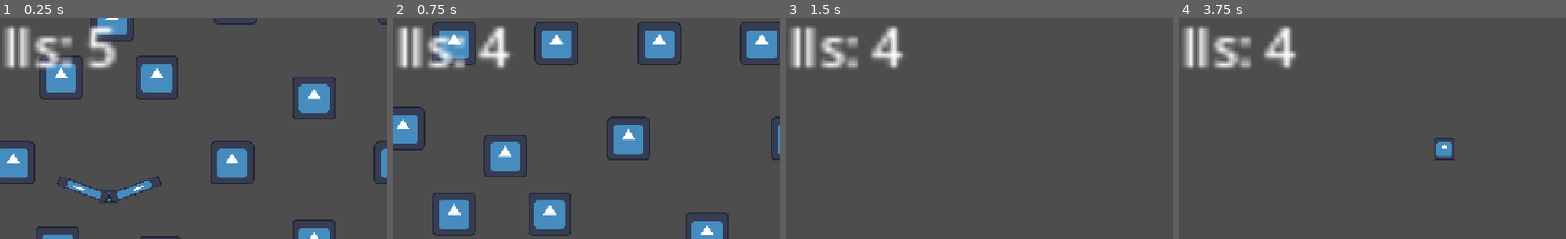
Above: before the commit, frames 1-4 (left to right).
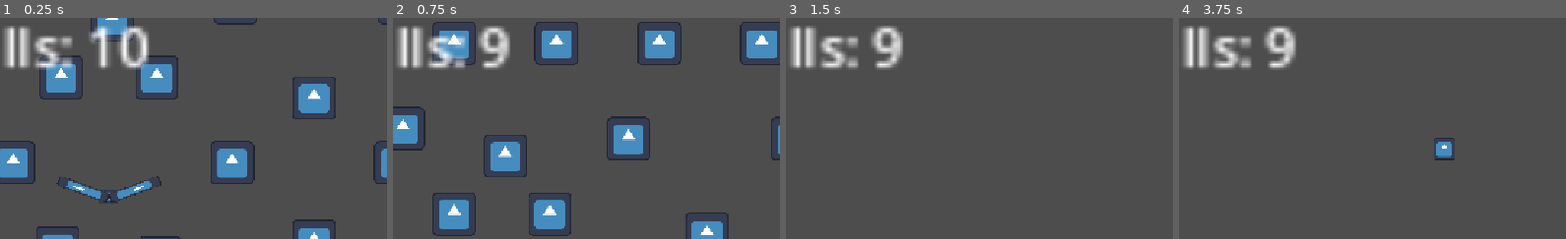
Above: after the commit, the same moments.

Repository: GunterJr/game-jam-sept
Game: Godot game, scene res://board/scenes/board.tscn
Two runs of this game, one before a commit and one after it. Both use one fixed random seed, a clock stepped at 60 frames per second and the inputs below. The project has no main scene, so this scene is started directly. The engine's default icon, where the game draws it, is replaced by a stand-in: a white triangle on a blue panel in a dark square.
Inputs:
- Up to frame 1 (0.25 s): no input
- Up to frame 2 (0.75 s): tap Enter (ui_accept) at 0.5 s; hold Up (ui_up) from 0.53 s (still down)
- Up to frame 3 (1.5 s): tap Enter (ui_accept) at 0.77 s; release Up (ui_up) at 1.28 s; hold Down (ui_down) from 1.28 s (still down)
- Up to frame 4 (3.75 s): tap Enter (ui_accept) at 1.52, 3.02 s; release Down (ui_down) at 2.03 s; hold Up (ui_up) 2.03-3.53 s; hold Down (ui_down) from 3.53 s (still down)
The pictures show only the part of the screen within x 9-59%, y 5-55%; the shares and areas given below are measured in that part.

The runs differ from the first frame. In frame 1, 2.1% of the frame differs, in the area x 22-39%, y 3-24%; in frame 2, 1.1%; in frame 3, 1.1%; in frame 4, 1.1%.

Commit message:
add point scoring for bowls

Diff:
--- a/board/scenes/board.tscn
+++ b/board/scenes/board.tscn
@@ -45,6 +45,7 @@
 oscAmount = 25.0
 dropHeight = -130.0
 pachinkoBall = ExtResource("3_v174u")
+pachinkoBallsCount = 10
 
 [node name="Sprite2D" type="Sprite2D" parent="BallDropper" unique_id=365867069]
 scale = Vector2(0.05, 0.05)
@@ -62,12 +63,15 @@
 
 [node name="Bowl" parent="." unique_id=283252032 instance=ExtResource("5_cy7ac")]
 position = Vector2(-60, -14)
+scoreAmount = 4
 
 [node name="Bowl2" parent="." unique_id=693668762 instance=ExtResource("5_cy7ac")]
 position = Vector2(60, -14)
+scoreAmount = 4
 
 [node name="Bowl3" parent="." unique_id=635544730 instance=ExtResource("5_cy7ac")]
 position = Vector2(0, 39)
+scoreAmount = 8
 
 [node name="StaticBody2D" type="StaticBody2D" parent="." unique_id=2074507176]
 position = Vector2(16, 0)
--- a/board/scripts/BallDropper.gd
+++ b/board/scripts/BallDropper.gd
@@ -6,7 +6,7 @@
 @export var pachinkoBall: PackedScene
 
 var time = 0
-var pachinkoBallsCount = 5
+@export var pachinkoBallsCount = 5
 var isBallActive: bool = false
 
 func _process(delta: float) -> void:
